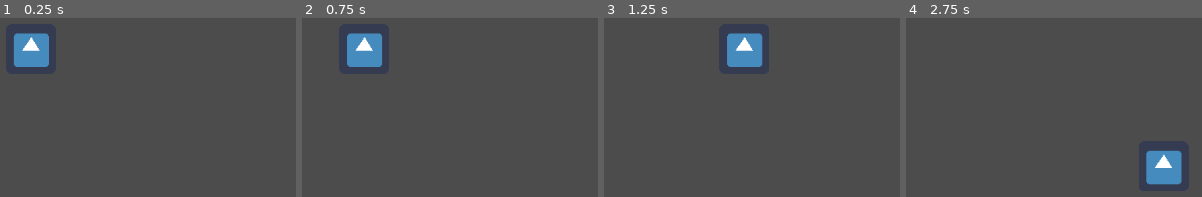
Above: before the commit, frames 1-4 (left to right).
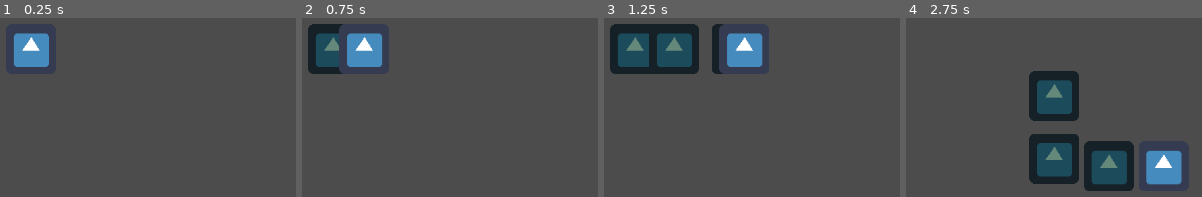
Above: after the commit, the same moments.

Repository: Geminimax/GWJ57
Game: Godot game, scene res://node/Enemy/FartCloud/FartCloud.tscn
Two runs of this game, one before a commit and one after it. Both use one fixed random seed, a clock stepped at 60 frames per second and the inputs below. This scene is started directly instead of the project's main scene. The engine's default icon, where the game draws it, is replaced by a stand-in: a white triangle on a blue panel in a dark square.
Inputs (mouse positions are in pixels of both pictures, inside the frame that each line leads up to):
- Up to frame 1 (0.25 s): no input
- Up to frame 2 (0.75 s): tap Enter (ui_accept) at 0.5 s; move the mouse to (outside the picture) at 0.52 s; press the mouse at (outside the picture) at 0.53 s; hold Right (ui_right) from 0.53 s (still down)
- Up to frame 3 (1.25 s): keep holding Right (ui_right); tap Enter (ui_accept) at 0.77 s
- Up to frame 4 (2.75 s): move the mouse to (outside the picture) at 1.27 s; release Right (ui_right) at 1.28 s; release the mouse at (outside the picture) at 1.28 s; hold Down (ui_down) 1.28-2.03 s; tap Mouse wheel down (spell_roll_left) at 1.35 s; tap Enter (ui_accept) at 1.52 s; move the mouse to (outside the picture) at 2.02 s; hold Right (ui_right) from 2.03 s (still down); tap Mouse wheel up (spell_roll_right) at 2.1 s

Frame 1 is identical in both runs. In frame 2, 2.9% of the frame differs, in the area x 2-14%, y 3-32%; in frame 3, 9.0%; in frame 4, 14%, in the area x 41-78%, y 29-97%.

Commit message:
Add FartCloud

Diff:
--- a/ForgottenKnowledge/node/Enemy/FartCloud/Fart.gd
+++ b/ForgottenKnowledge/node/Enemy/FartCloud/Fart.gd
@@ -1,6 +1,6 @@
 extends "res://node/Enemy/Enemy.gd"
 
-onready hp = $HP
+var depletion = 80
 
 func _process(delta):
-	hp.damage(delta)
+	hp.damage(delta * depletion)
--- a/ForgottenKnowledge/node/Enemy/FartCloud/Fart.tscn
+++ b/ForgottenKnowledge/node/Enemy/FartCloud/Fart.tscn
@@ -5,3 +5,6 @@
 
 [node name="Fart" instance=ExtResource( 1 )]
 script = ExtResource( 2 )
+
+[node name="AnimatedSprite" parent="." index="2"]
+modulate = Color( 0.396078, 0.537255, 0.478431, 1 )
--- a/ForgottenKnowledge/node/Enemy/FartCloud/FartCloud.gd
+++ b/ForgottenKnowledge/node/Enemy/FartCloud/FartCloud.gd
@@ -1,10 +1,20 @@
 extends "res://node/Enemy/Enemy.gd"
 
+var fart = load("res://node/Enemy/FartCloud/Fart.tscn")
+
 var move_speed = 200
-var fart_rate = 1
+var fart_rate = .4
+var time_elapsed = 0
+
 
 func _process(delta):
 	handle_movement()
+
+	time_elapsed += delta
+	if (time_elapsed >= fart_rate):
+		time_elapsed = 0
+		fart(position)
+
 
 
 func handle_movement():
@@ -24,4 +34,7 @@
 	move_and_slide(direction * move_speed)
 
 func fart(position):
-	pass
+	var fart_instance = fart.instance()
+	get_tree().root.add_child(fart_instance)
+	fart_instance.global_position = position
+	fart_instance.z_index = -1
--- a/ForgottenKnowledge/node/Spell/SpellShoot.gd
+++ b/ForgottenKnowledge/node/Spell/SpellShoot.gd
@@ -1,5 +1,5 @@
 extends "res://node/Spell/Spell.gd"
 
 func cast_at_position(source, target):
-    var direction = source.global_position.direction_to(target)
-    $Weapon.fire(direction, source.global_position)
+	var direction = source.global_position.direction_to(target)
+	$Weapon.fire(direction, source.global_position)
